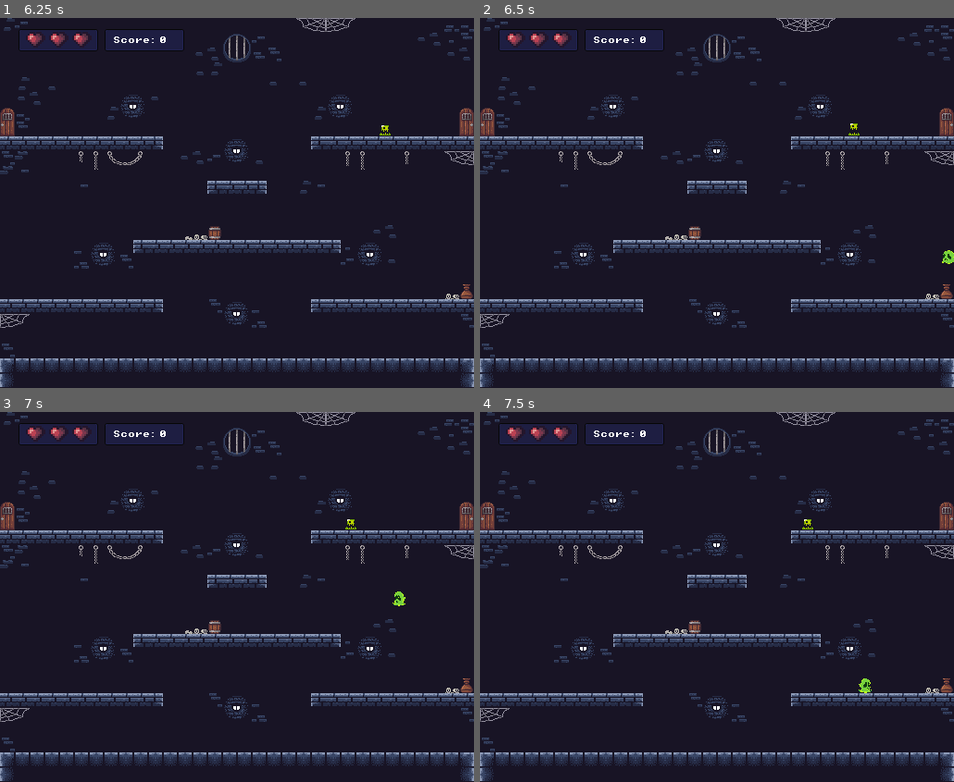
Above: before the commit, frames 1-4 (two rows, left to right).
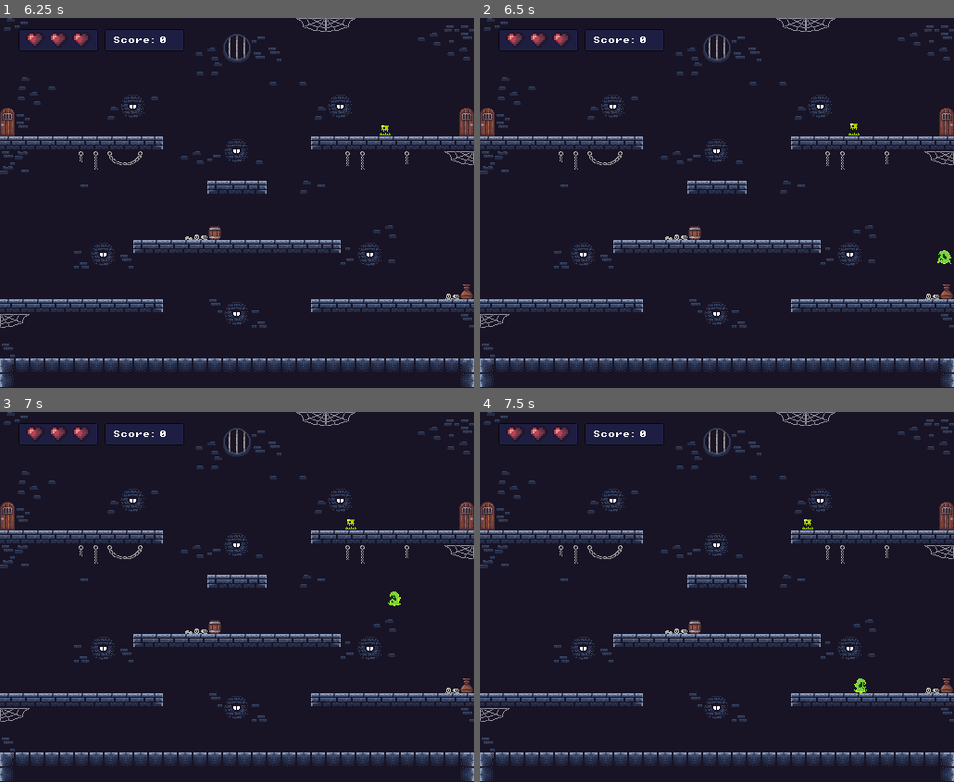
Above: after the commit, the same moments.

Repository: Iizakku/tiimi4_gamejam
Game: Godot game, scene res://Scenes/Levels/level.tscn
The game is run twice, just before and just after one commit, with the same random seed, the same clock (stepped at 60 frames per second) and the same inputs.
Inputs:
- Up to frame 1 (6.25 s): hold D (move_right) 0.53-2.03 s; tap Space (jump) at 0.6, 0.77, 1.07, 1.35, 1.52, 1.82, 2.1, 2.85, 3.02, 3.32, 3.6, 3.77, 4.07, 4.25, 4.35, 4.52, 4.82, 5.1, 5.85, 6.02 s; hold Left (move_left) 2.03-2.78 s; tap Enter at 2.75 s; hold D (move_right) 2.78-4.28 s; hold Left (move_left) 4.28-5.03 s; hold D (move_right) 5.03-5.78 s; hold Left (move_left) from 5.78 s (still down)
- Up to frame 2 (6.5 s): keep holding Left (move_left); tap Space (jump) at 6.32 s
- Up to frame 3 (7 s): keep holding Left (move_left); tap Space (jump) at 6.6, 6.77 s
- Up to frame 4 (7.5 s): tap Space (jump) at 7.07, 7.35 s; release Left (move_left) at 7.28 s; hold D (move_right) from 7.28 s (still down)

Frame 1 is identical in both runs. In frame 2, less than 0.1% of the frame differs, in the area x 96-100%, y 62-67%; in frame 3, 0.1%; in frame 4, 0.1%, in the area x 78-83%, y 72-76%.

Commit message:
Vihollisten parantelua

Diff:
--- a/gamejam/Code/Characters/enemy.gd
+++ b/gamejam/Code/Characters/enemy.gd
@@ -8,7 +8,7 @@
 const speed = 50.0
 var direction = -1.0
 var health = 1
-var dead = false
+var invulnerable = false
 
 
 # Called when the node enters the scene tree for the first time.
@@ -26,17 +26,20 @@
 
 func _on_area_2d_body_entered(body):
 	if body is Player:
-		dead = true  # IMPORTANT: prevents double trigger
+		invulnerable = true  # IMPORTANT: prevents double trigger
 
 		take_damage(1)
 		body.jump()
 		call_deferred("queue_free")
 
 func _on_area_2d_2_body_entered(body):
-	if dead:
+	if invulnerable:
 		return
 
 	if body is Player:
+		if body.velocity.y > 0:
+			return
+
 		GameManager.take_damage()
 
 func take_damage(amount: int) -> void:
--- a/gamejam/Code/Characters/enemy_2.gd
+++ b/gamejam/Code/Characters/enemy_2.gd
@@ -7,7 +7,8 @@
 
 const speed = 50.0
 var direction = 1.0
-var health = 1
+var health = 2
+var invulnerable = false
 
 
 # Called when the node enters the scene tree for the first time.
@@ -23,17 +24,25 @@
 
 
 
-func _on_area_2d_body_entered(body: Node2D) -> void:
+func _on_area_2d_body_entered(body):
+	if body is Player:
+		invulnerable = true  # IMPORTANT: prevents double trigger
+
+		take_damage(1)
+		body.jump()
+
+		await get_tree().create_timer(0.1).timeout
+		invulnerable = false
+
+func _on_area_2d_2_body_entered(body):
+	if invulnerable:
+		return
 
 	if body is Player:
-		if body.velocity.y > 0:  # Player is falling down
-			print("Destroy enemy")
-			take_damage(1)
-			body.jump()
-			GameManager.add_score(10)
-		else:
-			print("Decrease players health")
-			GameManager.take_damage()
+		if body.velocity.y > 0:
+			return
+
+		GameManager.take_damage()
 
 func take_damage(amount: int) -> void:
 	health -= amount
@@ -53,7 +62,3 @@
 		print("coin_scene is not set!")
 
 	call_deferred("queue_free")
-
-
-func _on_area_2d_2_body_entered(body: Node2D) -> void:
-	pass # Replace with function body.
--- a/gamejam/Scenes/Characters/enemy.tscn
+++ b/gamejam/Scenes/Characters/enemy.tscn
@@ -44,14 +44,14 @@
 }]
 
 [sub_resource type="CapsuleShape2D" id="CapsuleShape2D_b1c4r"]
-radius = 3.9999957
+radius = 3.9999962
 height = 13.999983
 
 [sub_resource type="RectangleShape2D" id="RectangleShape2D_gwe5h"]
 size = Vector2(10, 4)
 
 [sub_resource type="RectangleShape2D" id="RectangleShape2D_ixshx"]
-size = Vector2(16, 8)
+size = Vector2(16, 6.846154)
 
 [node name="Enemy" type="RigidBody2D" groups=["enemies"]]
 collision_layer = 2
@@ -83,7 +83,7 @@
 collision_layer = 2
 
 [node name="CollisionShape2D" type="CollisionShape2D" parent="BodyArea"]
-position = Vector2(0, 8)
+position = Vector2(-1.7881393e-07, 8.559999)
 shape = SubResource("RectangleShape2D_ixshx")
 debug_color = Color(0.99982554, 0, 0.11539257, 0.41960785)
 
--- a/gamejam/Scenes/Characters/enemy_2.tscn
+++ b/gamejam/Scenes/Characters/enemy_2.tscn
@@ -1,33 +1,43 @@
-[gd_scene load_steps=12 format=3 uid="uid://b1a41irx2li62"]
+[gd_scene load_steps=16 format=3 uid="uid://b1a41irx2li62"]
 
-[ext_resource type="Texture2D" uid="uid://d08tdh6lbhtm0" path="res://Art/Sprites/slime_purple.png" id="1_de3k2"]
 [ext_resource type="Script" uid="uid://blg057q77mhbw" path="res://Code/Characters/enemy_2.gd" id="1_rw2j8"]
+[ext_resource type="Texture2D" uid="uid://htegoyvjc4bu" path="res://Art/Sprites/luuranko.png" id="2_rw2j8"]
+[ext_resource type="PackedScene" uid="uid://bxqokwuh0cjou" path="res://Code/Level/coin.tscn" id="2_s1tmo"]
 
 [sub_resource type="PhysicsMaterial" id="PhysicsMaterial_rw2j8"]
 friction = 0.0
 
-[sub_resource type="AtlasTexture" id="AtlasTexture_rw2j8"]
-atlas = ExtResource("1_de3k2")
-region = Rect2(0, 24, 24, 24)
-
 [sub_resource type="AtlasTexture" id="AtlasTexture_s1tmo"]
-atlas = ExtResource("1_de3k2")
-region = Rect2(24, 24, 24, 24)
+atlas = ExtResource("2_rw2j8")
+region = Rect2(0, 0, 32, 32)
 
 [sub_resource type="AtlasTexture" id="AtlasTexture_p3kx8"]
-atlas = ExtResource("1_de3k2")
-region = Rect2(48, 24, 24, 24)
+atlas = ExtResource("2_rw2j8")
+region = Rect2(32, 0, 32, 32)
 
 [sub_resource type="AtlasTexture" id="AtlasTexture_4j0cx"]
-atlas = ExtResource("1_de3k2")
-region = Rect2(72, 24, 24, 24)
+atlas = ExtResource("2_rw2j8")
+region = Rect2(64, 0, 32, 32)
+
+[sub_resource type="AtlasTexture" id="AtlasTexture_qwo0f"]
+atlas = ExtResource("2_rw2j8")
+region = Rect2(96, 0, 32, 32)
+
+[sub_resource type="AtlasTexture" id="AtlasTexture_8jt1g"]
+atlas = ExtResource("2_rw2j8")
+region = Rect2(128, 0, 32, 32)
+
+[sub_resource type="AtlasTexture" id="AtlasTexture_e8pc3"]
+atlas = ExtResource("2_rw2j8")
+region = Rect2(160, 0, 32, 32)
+
+[sub_resource type="AtlasTexture" id="AtlasTexture_pfykw"]
+atlas = ExtResource("2_rw2j8")
+region = Rect2(192, 0, 32, 32)
 
 [sub_resource type="SpriteFrames" id="SpriteFrames_qwo0f"]
 animations = [{
 "frames": [{
-"duration": 1.0,
-"texture": SubResource("AtlasTexture_rw2j8")
-}, {
 "duration": 1.0,
 "texture": SubResource("AtlasTexture_s1tmo")
 }, {
@@ -36,6 +46,18 @@
 }, {
 "duration": 1.0,
 "texture": SubResource("AtlasTexture_4j0cx")
+}, {
+"duration": 1.0,
+"texture": SubResource("AtlasTexture_qwo0f")
+}, {
+"duration": 1.0,
+"texture": SubResource("AtlasTexture_8jt1g")
+}, {
+"duration": 1.0,
+"texture": SubResource("AtlasTexture_e8pc3")
+}, {
+"duration": 1.0,
+"texture": SubResource("AtlasTexture_pfykw")
 }],
 "loop": true,
 "name": &"idle",
@@ -43,11 +65,11 @@
 }]
 
 [sub_resource type="CapsuleShape2D" id="CapsuleShape2D_rw2j8"]
-radius = 3.9999957
+radius = 4.9999943
 height = 13.999983
 
 [sub_resource type="RectangleShape2D" id="RectangleShape2D_s1tmo"]
-size = Vector2(16, 5)
+size = Vector2(10, 4)
 
 [sub_resource type="RectangleShape2D" id="RectangleShape2D_p3kx8"]
 size = Vector2(16, 9)
@@ -57,29 +79,33 @@
 physics_material_override = SubResource("PhysicsMaterial_rw2j8")
 can_sleep = false
 script = ExtResource("1_rw2j8")
+coin_scene = ExtResource("2_s1tmo")
 
 [node name="AnimatedSprite2D" type="AnimatedSprite2D" parent="."]
 texture_filter = 1
+scale = Vector2(0.5, 0.5)
 sprite_frames = SubResource("SpriteFrames_qwo0f")
 animation = &"idle"
 autoplay = "idle"
 
 [node name="CollisionShape2D2" type="CollisionShape2D" parent="."]
-position = Vector2(-1.8626451e-09, 8)
+position = Vector2(0, 3)
 rotation = -1.5723352
 shape = SubResource("CapsuleShape2D_rw2j8")
 
 [node name="Area2D" type="Area2D" parent="."]
+collision_layer = 2
 
-[node name="CollisionShape2D2" type="CollisionShape2D" parent="Area2D"]
-position = Vector2(0, 0.5)
+[node name="CollisionShape2D" type="CollisionShape2D" parent="Area2D"]
+position = Vector2(0, -6)
 shape = SubResource("RectangleShape2D_s1tmo")
 debug_color = Color(0, 0.64929855, 0.16138288, 0.41960785)
 
 [node name="Area2D2" type="Area2D" parent="."]
+collision_layer = 2
 
-[node name="CollisionShape2D2" type="CollisionShape2D" parent="Area2D2"]
-position = Vector2(0, 7.5)
+[node name="CollisionShape2D" type="CollisionShape2D" parent="Area2D2"]
+position = Vector2(0, 3.5)
 shape = SubResource("RectangleShape2D_p3kx8")
 debug_color = Color(0.99982554, 0, 0.11539257, 0.41960785)
 
--- a/gamejam/Scenes/Characters/player.tscn
+++ b/gamejam/Scenes/Characters/player.tscn
@@ -36,9 +36,6 @@
 radius = 6.0
 height = 16.0
 
-[sub_resource type="RectangleShape2D" id="RectangleShape2D_40svl"]
-size = Vector2(12, 3)
-
 [node name="Player" type="CharacterBody2D"]
 collision_mask = 3
 script = ExtResource("1_40svl")
@@ -55,7 +52,3 @@
 [node name="CollisionShape2D" type="CollisionShape2D" parent="."]
 position = Vector2(0, -8)
 shape = SubResource("CapsuleShape2D_chxxo")
-
-[node name="CollisionShape2D2" type="CollisionShape2D" parent="."]
-position = Vector2(0, -2)
-shape = SubResource("RectangleShape2D_40svl")
Not shown: 1 places in gamejam/Scenes/Characters/player.tscn that only renumber resources
